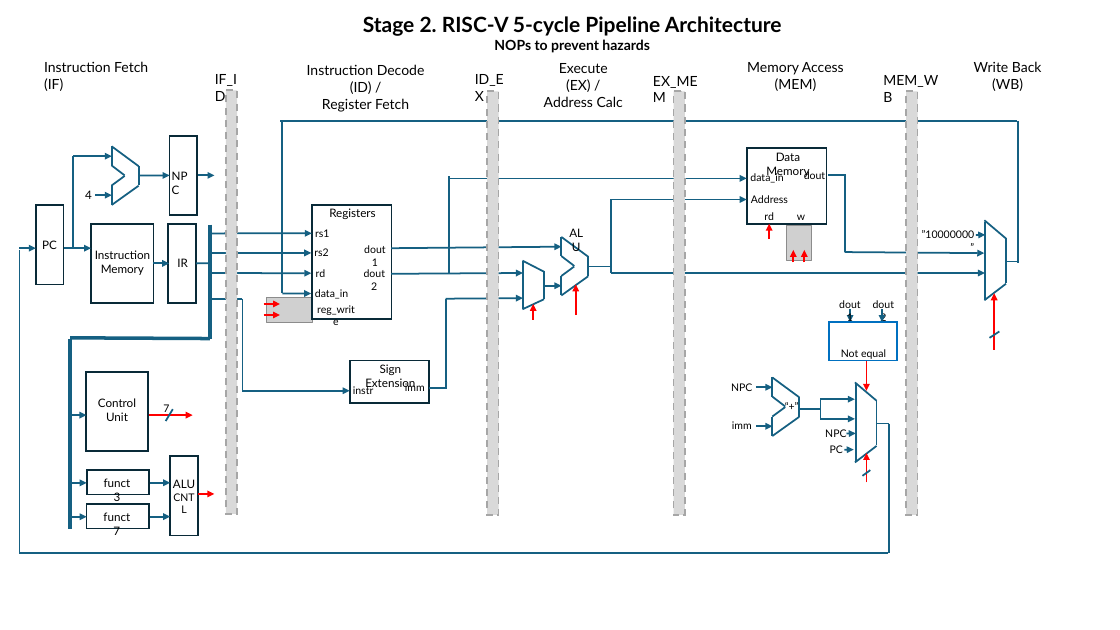
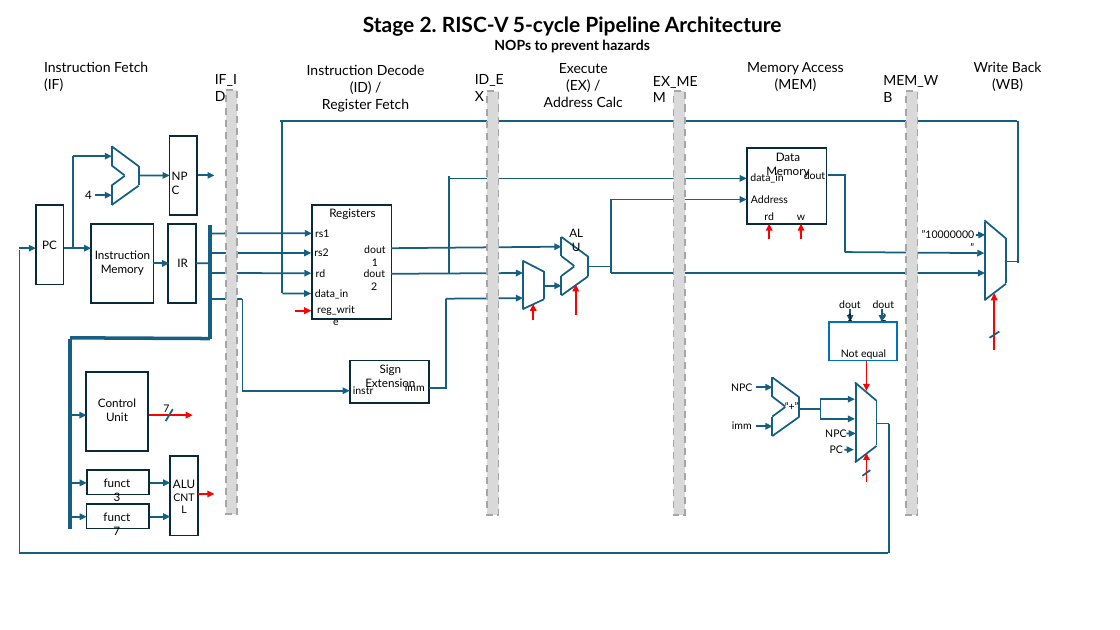
Before and after one commit to GeorgeYork/ece485_final_cadet_stage2, a slide deck: slide 1 of RISCVstage2.pptx. Drawn at 1120x630 pixels with LibreOffice and Linux fonts; fonts in the diff are those of the drawing; grey boxes stand for pictures. Boxes give left, top, right and bottom in pixels: in the first picture for what was removed or moved away, otherwise in the second. Text is boxed around its words. In the diff, an @@ line names an element or a change of style, - is before the commit and + after.

Commit message:
delete AND gates

```diff
--- a/RISCVstage2.pptx
+++ b/RISCVstage2.pptx
@@ picture removed at (x1=787, y1=225, x2=811, y2=260) @@
@@ arrow moved from (805, 262) - (805, 250) to (802, 239) - (802, 223) @@
@@ arrow removed from (794, 262) to (794, 250) @@
@@ picture removed at (x1=266, y1=297, x2=313, y2=322) @@
@@ arrow removed from (264, 304) to (280, 304) @@
@@ arrow moved from (264, 315) - (280, 315) to (295, 311) - (311, 311) @@
```
